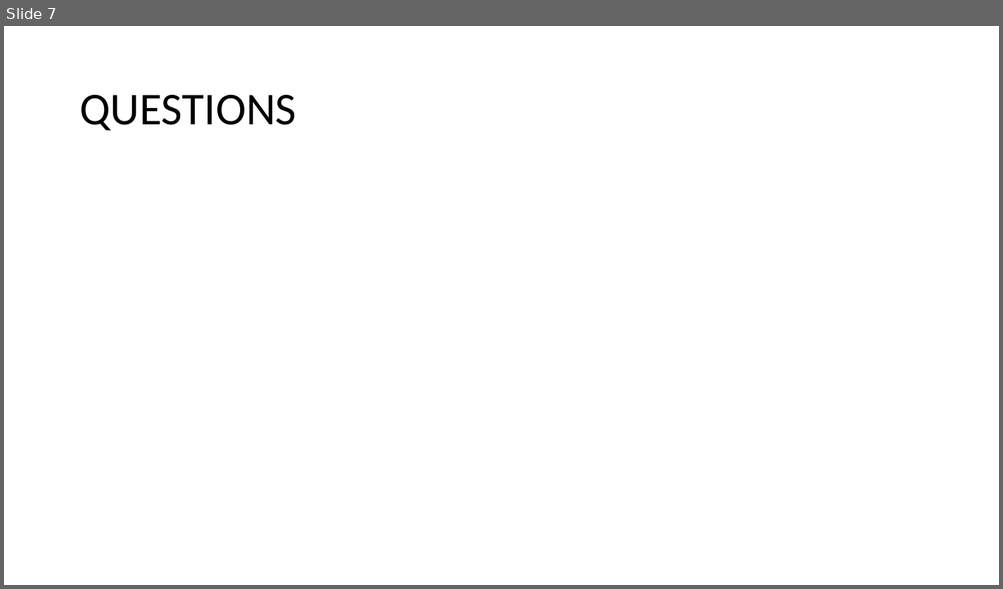
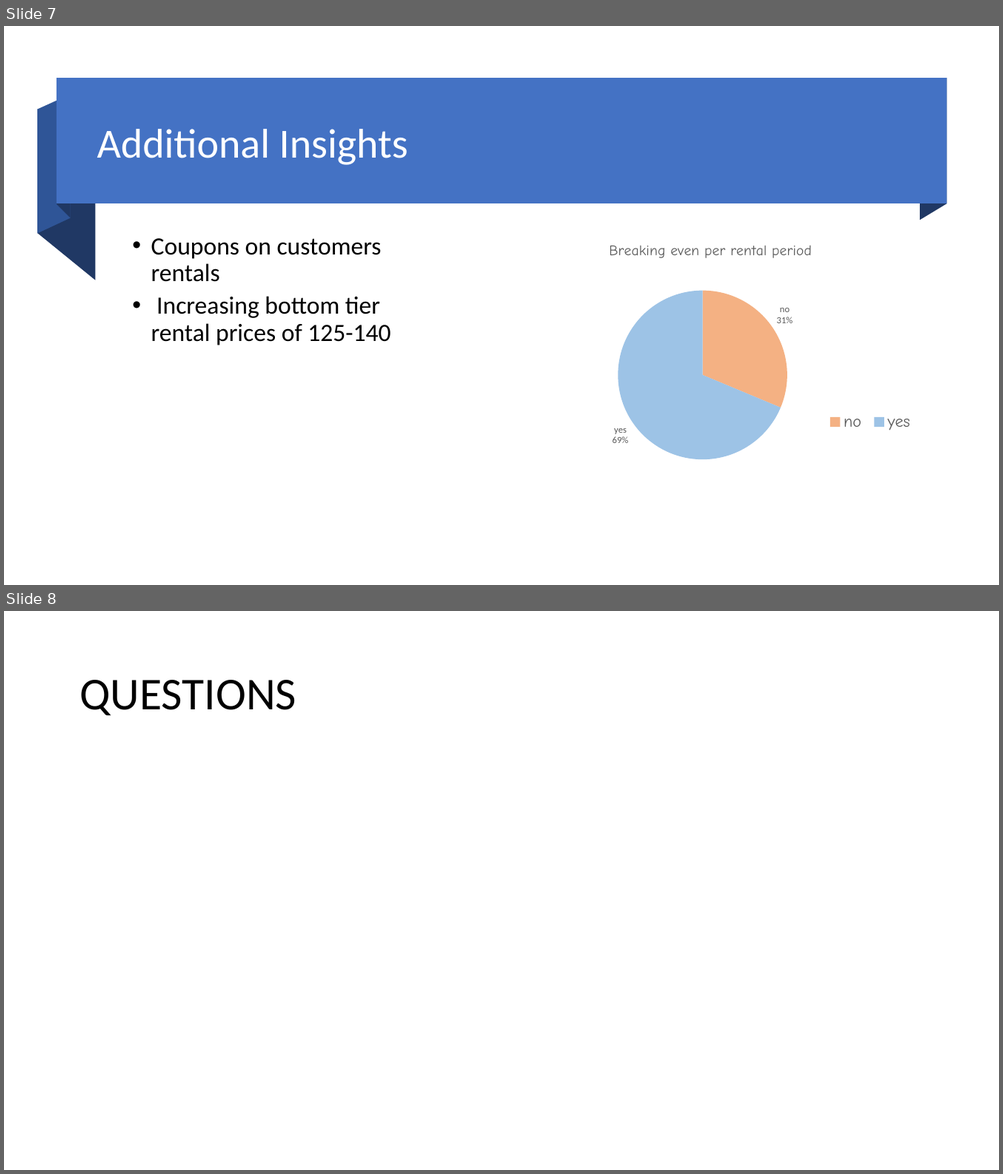
Before and after one commit to albaug/Lariat-car-rental, a slide deck: Lariat_rental.present.pptx. Shown one above the other, each under a label of ours: slide 7 before the commit, slides 7 and 8 after it. The pictures are 1003x589 and 1003x1174 pixels, drawn with LibreOffice and Linux fonts; fonts in the diff are those of the drawing. Boxes give left, top, right and bottom in pixels: in the first picture for what was removed or moved away, otherwise in the second. Text is boxed around its words. In the diff, an @@ line names an element or a change of style, - is before the commit and + after.

Commit message:
Add files via upload
Lariat Car Rental Presentation

```diff
--- a/Lariat_rental.present.pptx
+++ b/Lariat_rental.present.pptx
@@ slide 7 added at bbox=[4, 26, 999, 585], background #FFFFFF @@
@@ group added at bbox=[37, 79, 946, 281]: 4 freeform shapes, 1 rectangle @@
@@ title added at bbox=[97, 129, 408, 165], 40 pt, text #FFFFFF @@
+Additional Insights
@@ text added at bbox=[151, 238, 390, 346], 24 pt, text #000000 @@
+• Coupons on customers rentals
+• Increasing bottom tier rental prices of 125-140
@@ pie chart added at bbox=[502, 230, 920, 507] @@
+title "Breaking even per rental period "
+categories: no, yes
+Series 1: 31, 69
+Series 2: 0.31, 0.69
@@ what was slide 7 is now slide 8 @@
```
Also in this commit, not shown: 3 slides changed, 1 other slide added, 1 slide removed.
